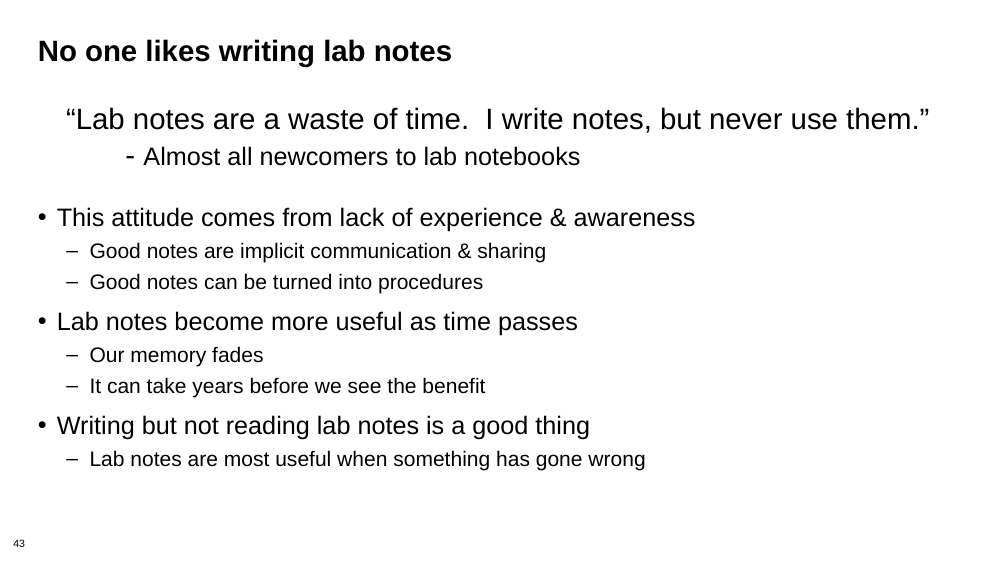
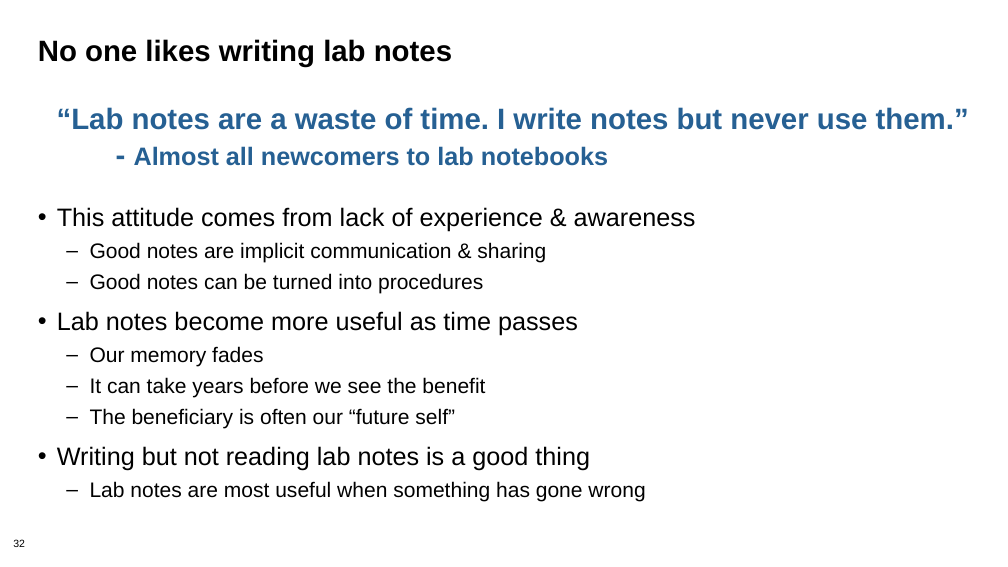
Before and after one commit to bssw-tutorial/presentations, a slide deck: slide 32 of repro-notebooks.pptx (slide 43 before the commit). Drawn at 1008x567 pixels with LibreOffice and Linux fonts; fonts in the diff are those of the drawing. Boxes give left, top, right and bottom in pixels: in the first picture for what was removed or moved away, otherwise in the second. Text is boxed around its words. In the diff, an @@ line names an element or a change of style, - is before the commit and + after.

Commit message:
Draft of ATPESC version of repro-notebooks
Probably still too long.

```diff
--- a/repro-notebooks.pptx
+++ b/repro-notebooks.pptx
@@ text "“Lab notes are a waste ...": place and size @@
-text "“Lab notes are a waste ..." at box(66, 107, 929, 166)
+text "“Lab notes are a waste ..." at box(57, 107, 969, 166)
@@ text at box(57, 107, 969, 130): text changed; text colour #000000 to #266093; bold on @@
-  “Lab notes are a waste of time. I write notes, but never use them.”
+  “Lab notes are a waste of time. I write notes but never use them.”
@@ text at box(134, 146, 608, 166): text colour #000000 to #266093, bold on in "- Almost all newcomers to lab notebooks"; indent changed @@
@@ text at box(90, 408, 455, 428): paragraph added @@
+  – The beneficiary is often our “future self”
@@ page number at box(13, 539, 25, 547): text changed @@
-43
+32
```
Also in this commit, not shown: 25 other slides changed, 3 slides added, 17 slides removed.
